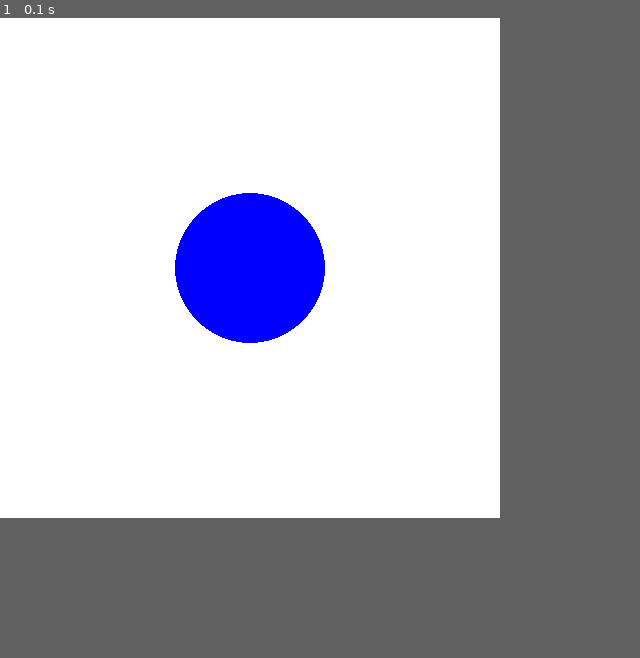
Above: before the commit, frame 1.
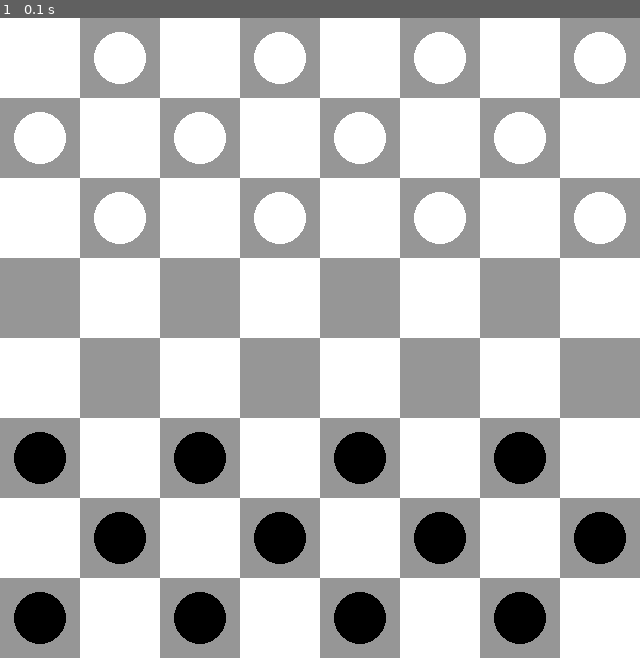
Above: after the commit, the same moment.

Repository: mlsdpk/alphazero-checkers-pygame
Game: pygame game, started from main.py
Same seed, same stepped clock (60 frames per second), same inputs: the game is played once before the commit and once after it.
Inputs:
- Up to frame 1 (0.1 s): no input
In our replay, the window is 500x500 before the commit and 640x640 after it. These sizes can differ from the game's own. Grey fills any space a smaller window leaves; there, only what the larger window draws over its background counts as a difference.

The runs differ from the first frame. In frame 1, 46% of the frame differs, in the area x 0-100%, y 0-100%.

Commit message:
Add feature board layout

Diff:
--- /dev/null
+++ b/checkers/Board.py
@@ -0,0 +1,51 @@
+import pygame
+import numpy as np
+
+class Board:
+
+    def __init__(self):
+        self.width, self.height = pygame.display.get_surface().get_size()
+        self.grid_size = self.width / 8
+        self.grid = np.zeros((8,8))
+
+        self.colors = {
+            'WHITE': (255, 255, 255),
+            'BLACK': (0, 0, 0),
+            'GREY': (150, 150, 150)
+        }
+
+        self.init_grid()
+
+    def init_grid(self):
+        for row in range(len(self.grid)):
+            for col in range(len(self.grid[0])):
+                if (row%2==0 and col%2!=0) or (row%2!=0 and col%2==0):
+                    self.grid[row][col] = 1 if row < 3 else -1 if row > 4 else 0
+
+    def update(self):
+        pass
+
+    def render(self, screen):
+
+        for row in range(len(self.grid)):
+            for col in range(len(self.grid[0])):
+
+                if row%2 == 0:
+                    color = self.colors['WHITE'] if col%2 == 0 else self.colors['GREY']
+                else:
+                    color = self.colors['GREY'] if col%2 == 0 else self.colors['WHITE']
+
+                pygame.draw.rect(screen, color,
+                    (col*self.grid_size, row*self.grid_size, self.grid_size, self.grid_size))
+
+                if self.grid[row][col] == 1:
+                    color = self.colors['WHITE']
+                elif self.grid[row][col] == -1:
+                    color = self.colors['BLACK']
+
+                pygame.draw.circle(
+                    screen,
+                    color,
+                    (col*self.grid_size + self.grid_size/2, row*self.grid_size + self.grid_size/2),
+                    self.grid_size/3
+                )
--- a/checkers/Game.py
+++ b/checkers/Game.py
@@ -1,9 +1,12 @@
 import pygame
+from .Board import Board
 
 class Game:
     def __init__(self, screen):
         self.SCREEN = screen
         self.running = True
+
+        self.board = Board()
 
     def update(self):
 
@@ -14,10 +17,10 @@
     def render(self):
 
         # Fill the background with white
-        self.SCREEN.fill((255, 255, 255))
+        self.SCREEN.fill((0, 0, 0))
 
-        # Draw a solid blue circle in the center
-        pygame.draw.circle(self.SCREEN, (0, 0, 255), (250, 250), 75)
+        # Render board
+        self.board.render(self.SCREEN)
 
         # Update the display
         pygame.display.update()
--- a/main.py
+++ b/main.py
@@ -4,7 +4,9 @@
 # initialize pygame
 pygame.init()
 
-SCREEN = pygame.display.set_mode([500, 500])
+width, height = 640, 640
+
+SCREEN = pygame.display.set_mode([width, height])
 
 def main():
 
